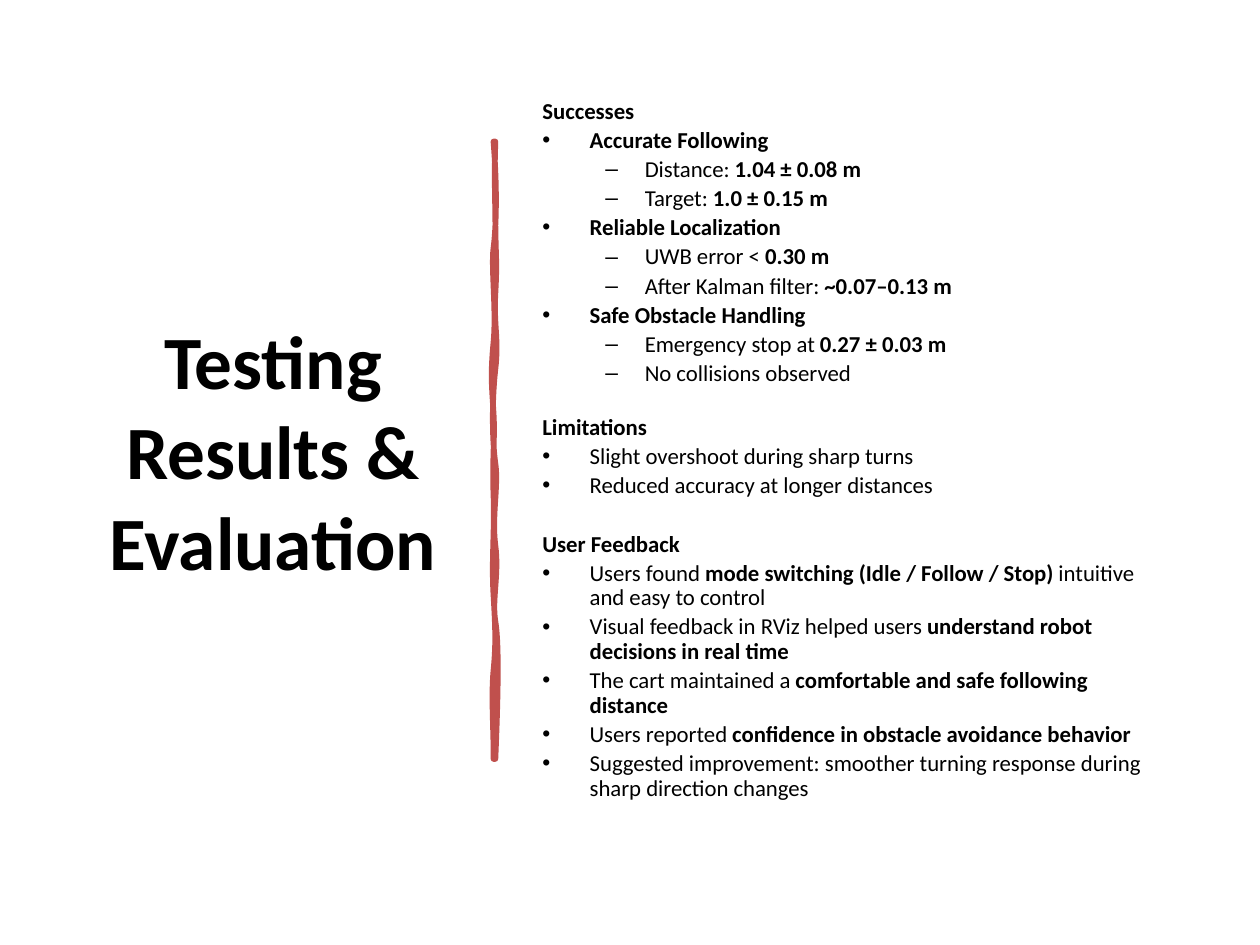
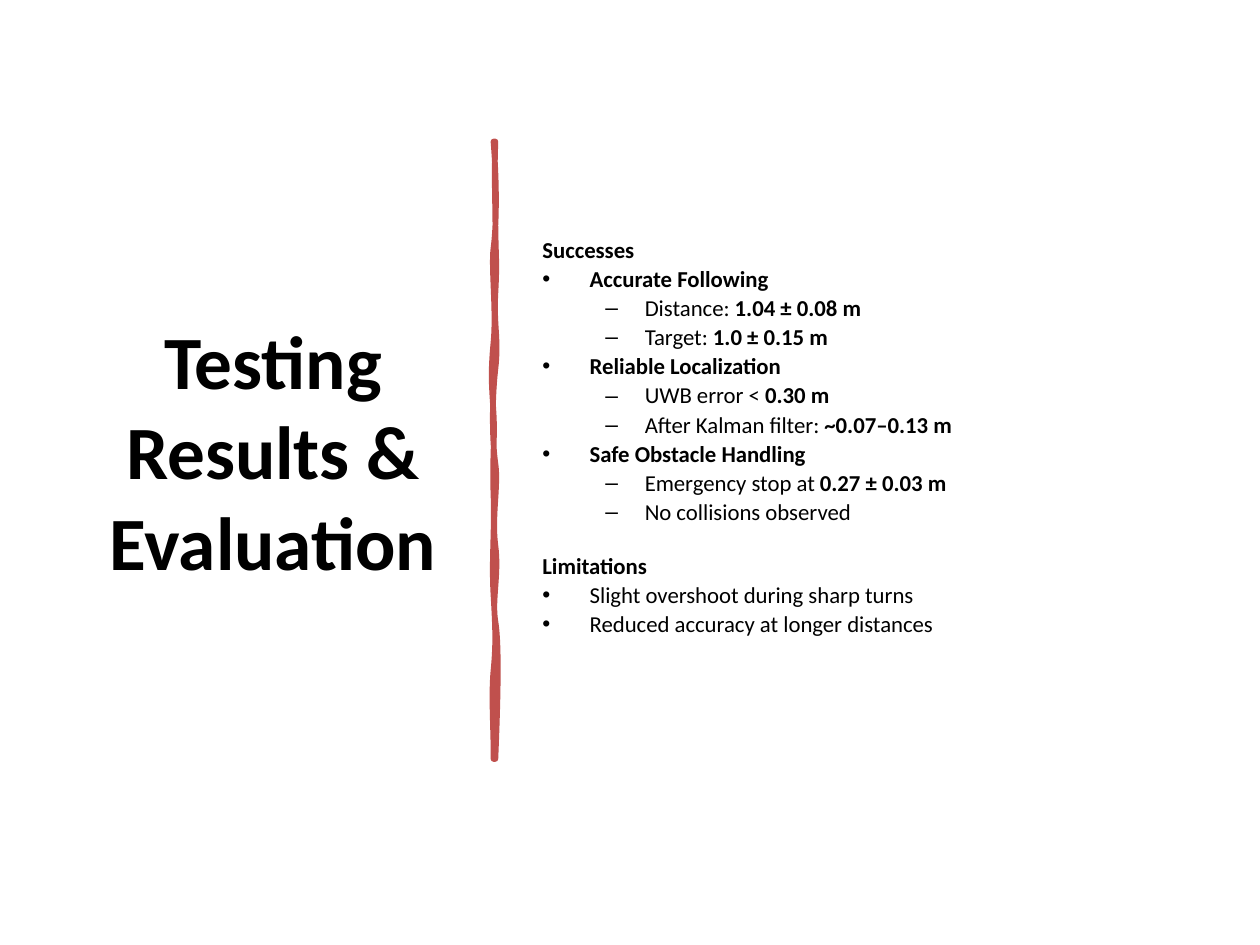
Before and after one commit to cruisemaniac/Smart_Cart_With_ROS_PDE4435_CW2, a slide deck: slide 7 of Presentation/PDE4435_Smart_Cart_Presentation.pptx. Drawn at 1260x945 pixels with LibreOffice and Linux fonts; fonts in the diff are those of the drawing. Boxes give left, top, right and bottom in pixels: in the first picture for what was removed or moved away, otherwise in the second. Text is boxed around its words. In the diff, an @@ line names an element or a change of style, - is before the commit and + after.

```diff
--- a/Presentation/PDE4435_Smart_Cart_Presentation.pptx
+++ b/Presentation/PDE4435_Smart_Cart_Presentation.pptx
@@ text at [542, 536, 1141, 800]: paragraphs removed @@
-User Feedback
-• Users found mode switching (Idle / Follow / Stop) intuitive and easy to control
-• Visual feedback in RViz helped users understand robot decisions in real time
-• The cart maintained a comfortable and safe following distance
-• Users reported confidence in obstacle avoidance behavior
-• Suggested improvement: smoother turning response during sharp direction changes
```
